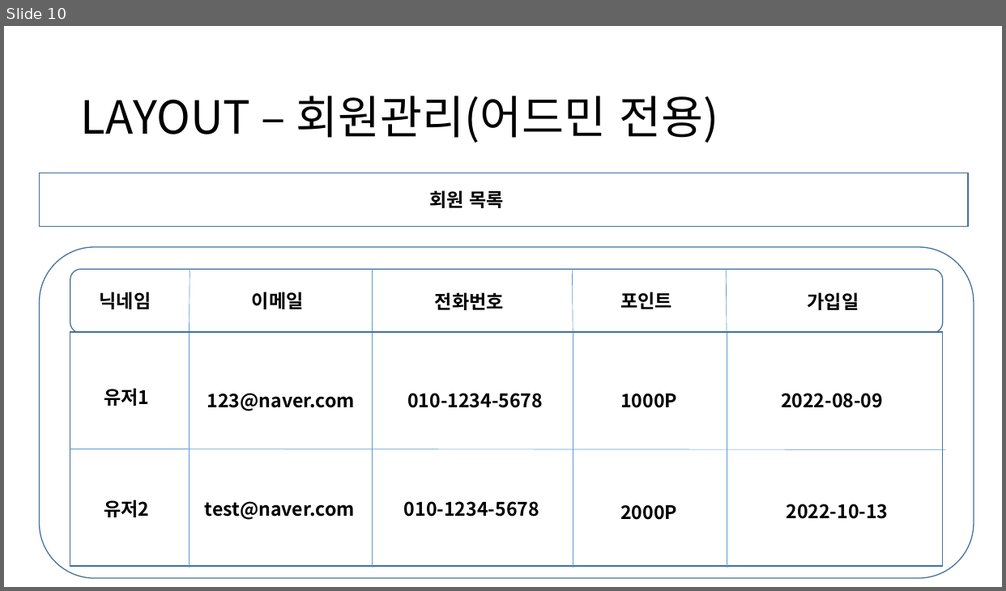
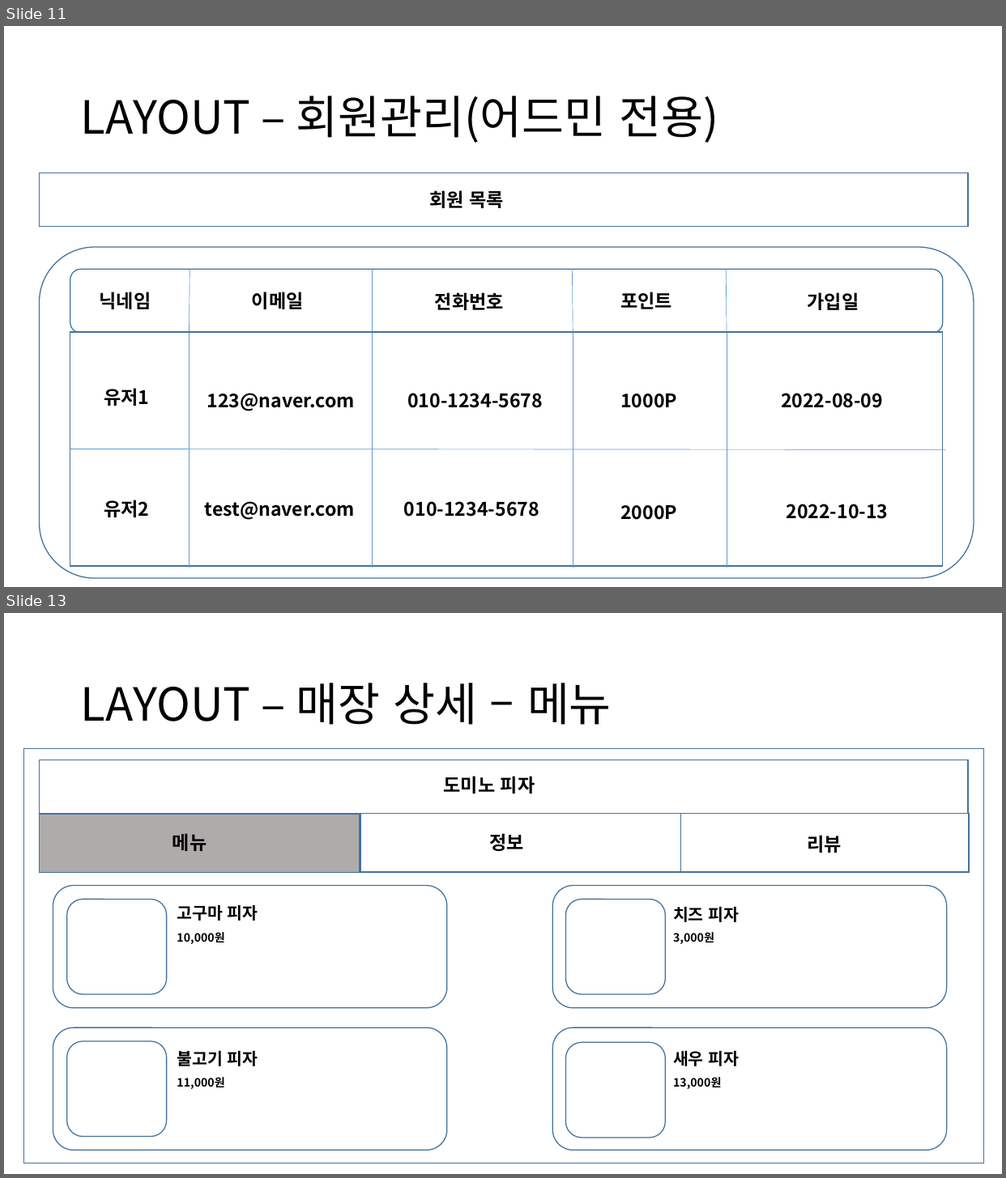
Before and after one commit to Camelllia/BaeminApplication, a slide deck: 202131205_김승진_실무게임프로그래밍_기획서.pptx. Shown one above the other, each under a label of ours: slide 10 before the commit, slides 11 and 13 after it; the slides between them are not shown. The pictures are 1006x591 and 1006x1178 pixels, drawn with LibreOffice and Linux fonts; fonts in the diff are those of the drawing. Boxes give left, top, right and bottom in pixels: in the first picture for what was removed or moved away, otherwise in the second. Text is boxed around its words. In the diff, an @@ line names an element or a change of style, - is before the commit and + after.

```diff
--- a/202131205_김승진_실무게임프로그래밍_기획서.pptx
+++ b/202131205_김승진_실무게임프로그래밍_기획서.pptx
@@ slide 13 added at [4,613,1002,1174], background #FFFFFF @@
@@ title added at [81,683,612,725], 44 pt, text #000000 @@
+LAYOUT – 매장 상세 – 메뉴
@@ rectangle added at [23,748,984,1163], fill #FFFFFF, outline #43739E 1 pt @@
@@ rectangle added at [39,760,968,814], fill #FFFFFF, outline #43739E 1 pt @@
@@ text added at [444,776,535,794], 18 pt, text #000000, bold @@
+도미노 피자
@@ rectangle added at [39,815,360,873], fill #AFABAB, outline #43739E 1 pt @@
@@ rectangle added at [360,814,681,872], fill #FFFFFF, outline #43739E 1 pt @@
@@ rectangle added at [681,814,969,872], fill #FFFFFF, outline #43739E 1 pt @@
@@ text added at [172,833,207,851], 18 pt, text #000000, bold @@
+메뉴
@@ text added at [489,833,524,851], 18 pt, text #000000, bold @@
+정보
@@ text added at [807,835,842,853], 18 pt, text #000000, bold @@
+리뷰
@@ rounded rectangle added at [53,885,446,1008], fill #FFFFFF, outline #43739E 1 pt @@
@@ rounded rectangle added at [67,899,167,994], fill #FFFFFF, outline #43739E 1 pt @@
@@ rounded rectangle added at [552,885,947,1008], fill #FFFFFF, outline #43739E 1 pt @@
@@ rounded rectangle added at [565,899,665,994], fill #FFFFFF, outline #43739E 1 pt @@
@@ text added at [177,905,258,921], 16 pt, text #000000, bold @@
+고구마 피자
@@ text added at [673,906,739,922], 16 pt, text #000000, bold @@
+치즈 피자
@@ text added at [177,932,224,944], 11 pt, text #000000, bold @@
+10,000원
@@ text added at [673,932,714,944], 11 pt, text #000000, bold @@
+3,000원
@@ rounded rectangle added at [53,1028,446,1151], fill #FFFFFF, outline #43739E 1 pt @@
@@ rounded rectangle added at [67,1041,167,1136], fill #FFFFFF, outline #43739E 1 pt @@
@@ rounded rectangle added at [552,1028,947,1151], fill #FFFFFF, outline #43739E 1 pt @@
@@ rounded rectangle added at [565,1043,665,1138], fill #FFFFFF, outline #43739E 1 pt @@
@@ text added at [177,1050,258,1067], 16 pt, text #000000, bold @@
+불고기 피자
@@ text added at [673,1050,739,1067], 16 pt, text #000000, bold @@
+새우 피자
@@ text added at [177,1077,224,1089], 11 pt, text #000000, bold @@
+11,000원
@@ text added at [673,1077,721,1089], 11 pt, text #000000, bold @@
+13,000원
@@ what was slide 10 is now slide 11 @@
```
Also in this commit, not shown: 3 slides changed, 6 other slides added, 1 slide removed, 4 other files.
